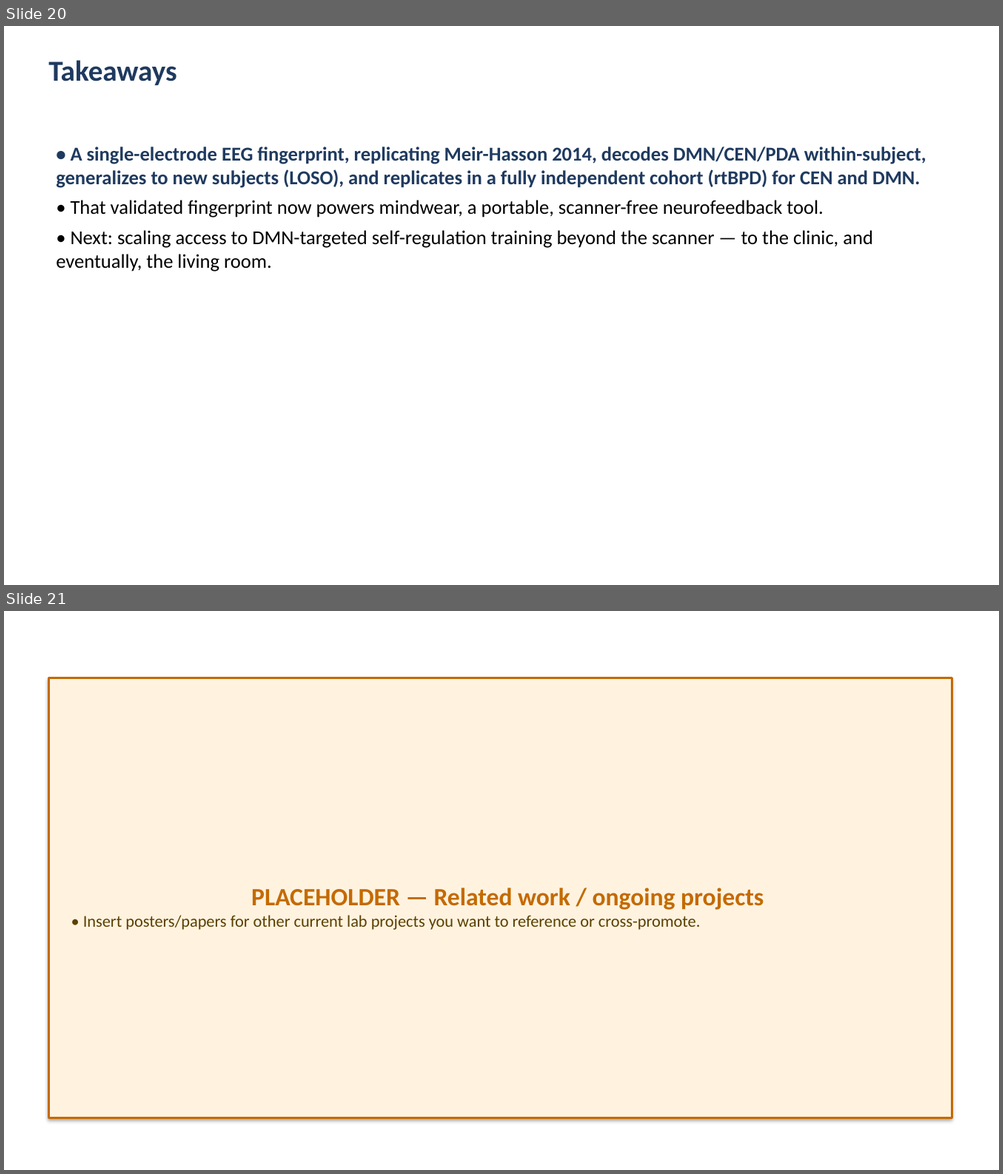
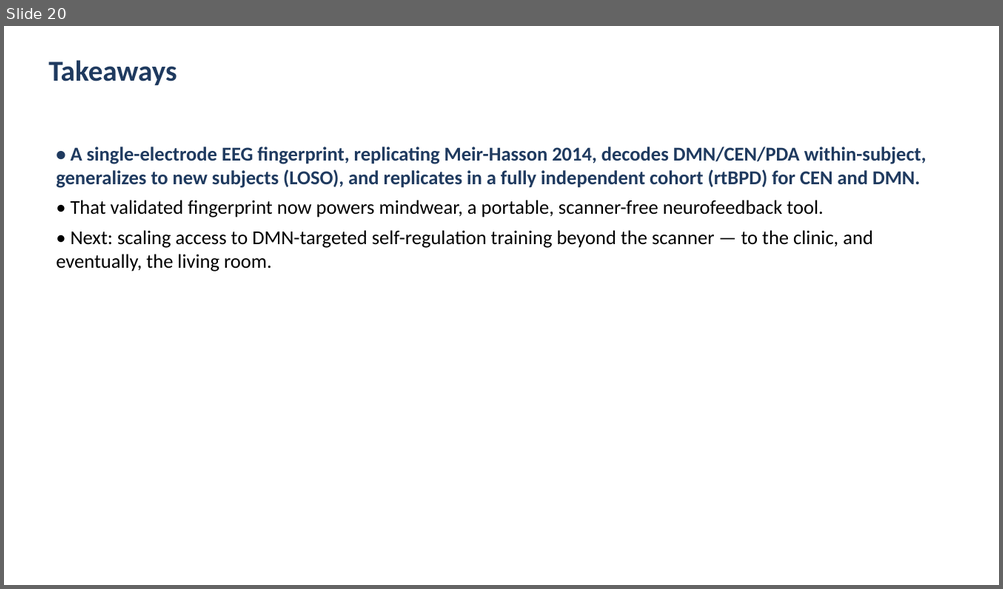
Before and after one commit to cccbauer/dmnelf, a slide deck: analysis/fingerprint/19_fingerprint/efp_meirhasson/Fingerprint_20260902.pptx. Shown one above the other, each under a label of ours: slides 20 and 21 before the commit, slide 20 after it. The pictures are 1003x1174 and 1003x589 pixels, drawn with LibreOffice and Linux fonts; fonts in the diff are those of the drawing. Boxes give left, top, right and bottom in pixels: in the first picture for what was removed or moved away, otherwise in the second. Text is boxed around its words. In the diff, an @@ line names an element or a change of style, - is before the commit and + after.

```diff
--- a/analysis/fingerprint/19_fingerprint/efp_meirhasson/Fingerprint_20260902.pptx
+++ b/analysis/fingerprint/19_fingerprint/efp_meirhasson/Fingerprint_20260902.pptx
@@ slide 21 removed at (4, 611, 999, 1170), background #FFFFFF @@
@@ rectangle removed at (48, 678, 951, 1119) @@
-PLACEHOLDER — Related work / ongoing projects
-• Insert posters/papers for other current lab projects you want to reference or cross-promote.
```
Also in this commit, not shown: 1 slide changed, 4 slides added, 3 other slides removed, 1 other file.
